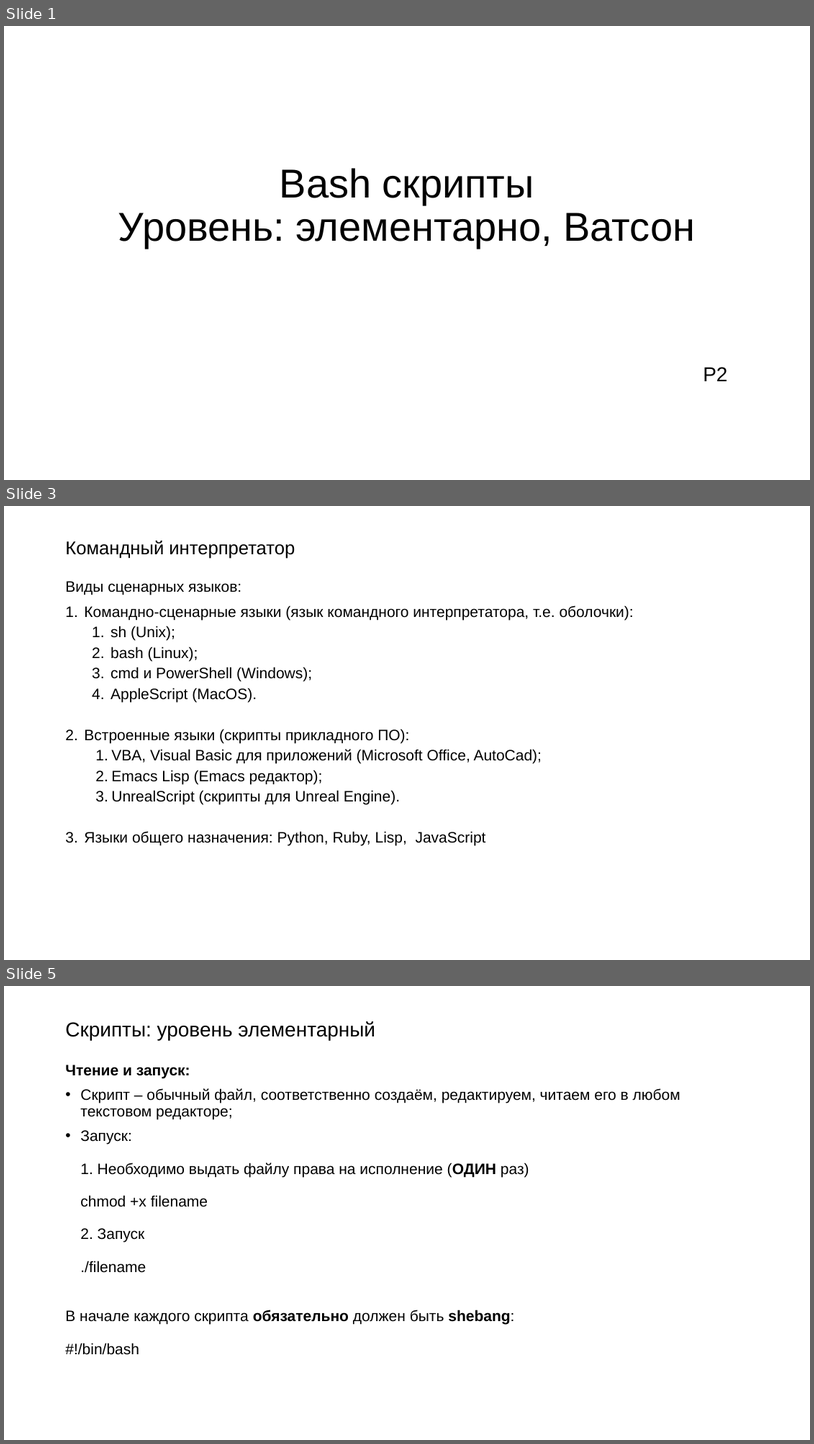
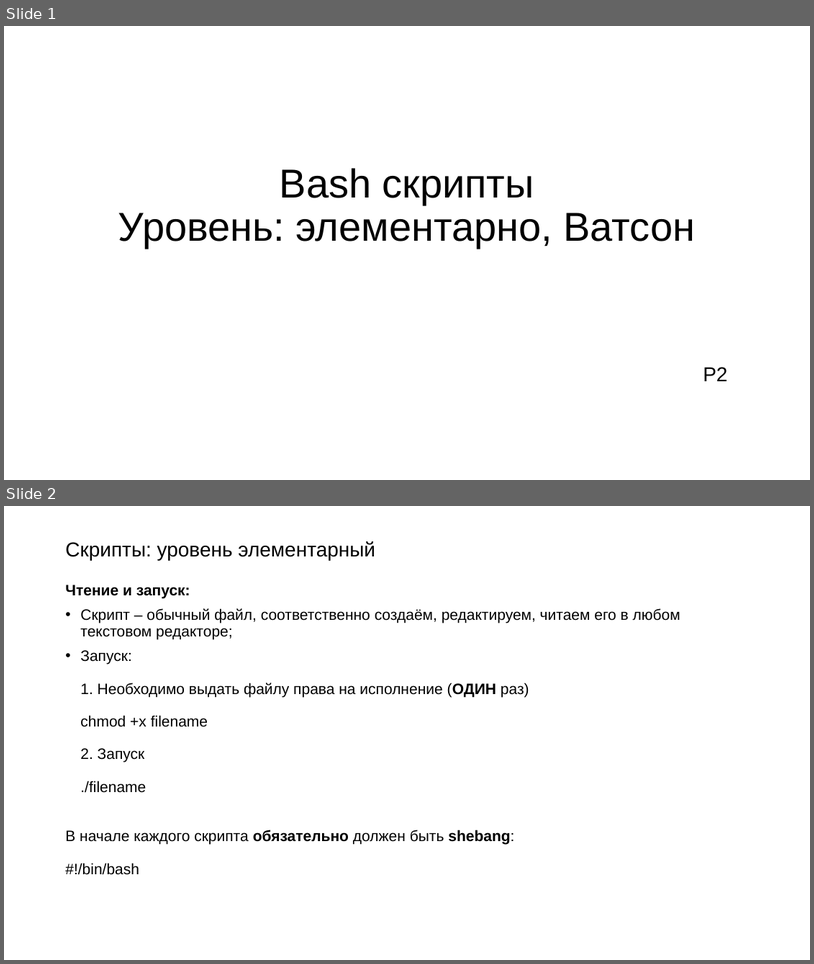
Before and after one commit to Rudeigin/OI, a slide deck: 2 лекция/ОИ bash.pptx. Shown one above the other, each under a label of ours: slides 1, 3 and 5 before the commit, slides 1 and 2 after it; the slides between them are not shown. The pictures are 814x1444 and 814x964 pixels, drawn with LibreOffice and Linux fonts; fonts in the diff are those of the drawing. Boxes give left, top, right and bottom in pixels: in the first picture for what was removed or moved away, otherwise in the second. Text is boxed around its words. In the diff, an @@ line names an element or a change of style, - is before the commit and + after.

Commit message:
up bash

```diff
--- a/2 лекция/ОИ bash.pptx
+++ b/2 лекция/ОИ bash.pptx
@@ slide 3 removed at [4,506,810,960], background #FFFFFF @@
@@ title removed at [65,541,295,559] @@
-Командный интерпретатор
@@ text removed at [65,581,634,846] @@
-Виды сценарных языков:
-1. Командно-сценарные языки (язык командного интерпретатора, т.е. оболочки):
-  1. sh (Unix);
-  2. bash (Linux);
-  3. cmd и PowerShell (Windows);
-  4. AppleScript (MacOS).
-2. Встроенные языки (скрипты прикладного ПО):
-  1. VBA, Visual Basic для приложений (Microsoft Office, AutoCad);
-  2. Emacs Lisp (Emacs редактор);
-  3. UnrealScript (скрипты для Unreal Engine).
-3. Языки общего назначения: Python, Ruby, Lisp, JavaScript
@@ what was slide 5 is now slide 2 @@
```
Also in this commit, not shown: 1 slide changed, 18 other slides removed, 2 other files.
